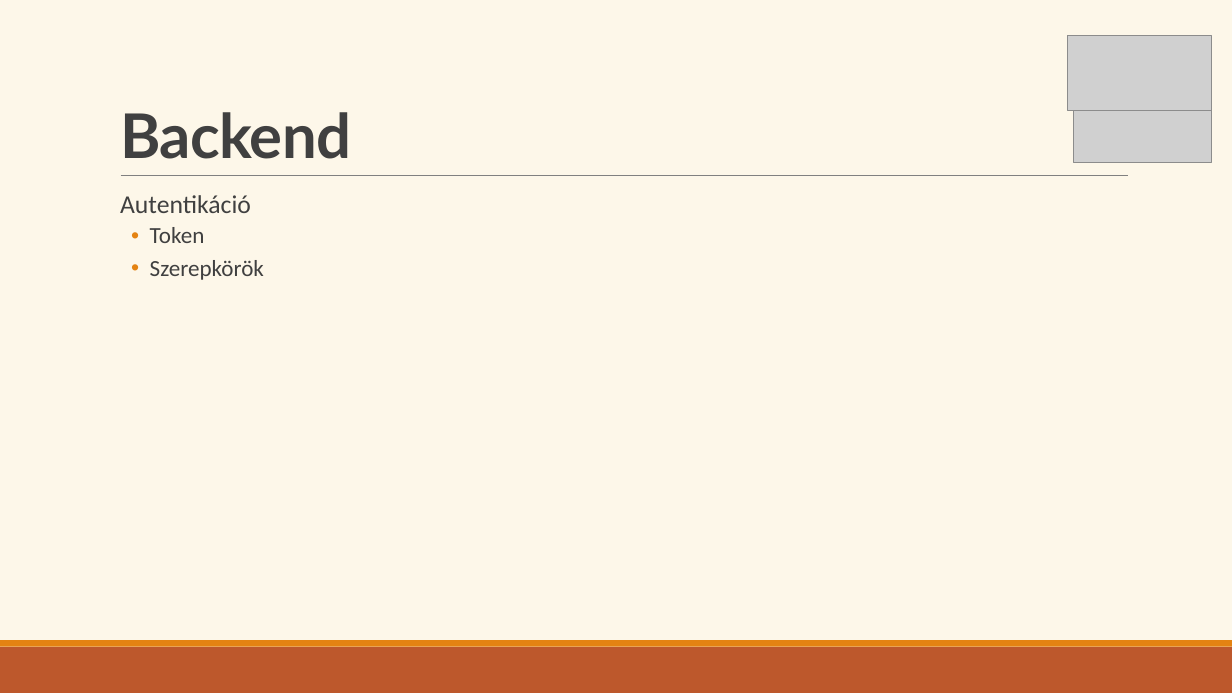
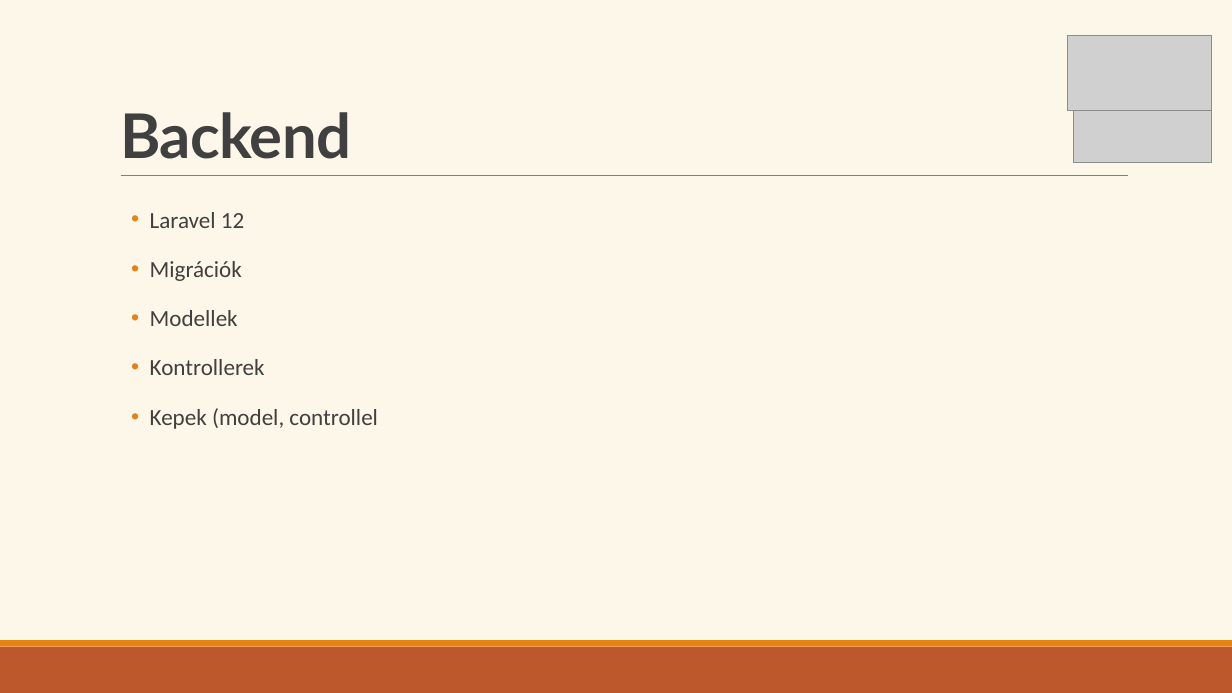
Before and after one commit to Ella50/13_S1_1_vizsgaremek, a slide deck: slide 8 of Dokumentációhoz/Prezentáció/eMenza_AtkariAriella_FarkasDominik.pptx (slide 7 before the commit). Drawn at 1232x693 pixels with LibreOffice and Linux fonts; fonts in the diff are those of the drawing; grey boxes stand for pictures. Boxes give left, top, right and bottom in pixels: in the first picture for what was removed or moved away, otherwise in the second. Text is boxed around its words. In the diff, an @@ line names an element or a change of style, - is before the commit and + after.

```diff
--- a/Dokumentációhoz/Prezentáció/eMenza_AtkariAriella_FarkasDominik.pptx
+++ b/Dokumentációhoz/Prezentáció/eMenza_AtkariAriella_FarkasDominik.pptx
@@ text at box(150, 212, 378, 429): text changed @@
-  Autentikáció
-  • Token
-  • Szerepkörök
+  • Laravel 12
+  • Migrációk
+  • Modellek
+  • Kontrollerek
+  • Kepek (model, controllel
```
Also in this commit, not shown: 9 other slides changed, 2 slides added, 5 slides removed, 3 other files.
